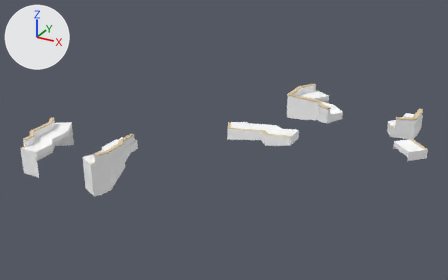
One commit to the glTF model games/yorimichi/assets/belmonte/meshes/SM_BM_BC_Works_2_4.glb: the scene before it, then after it.
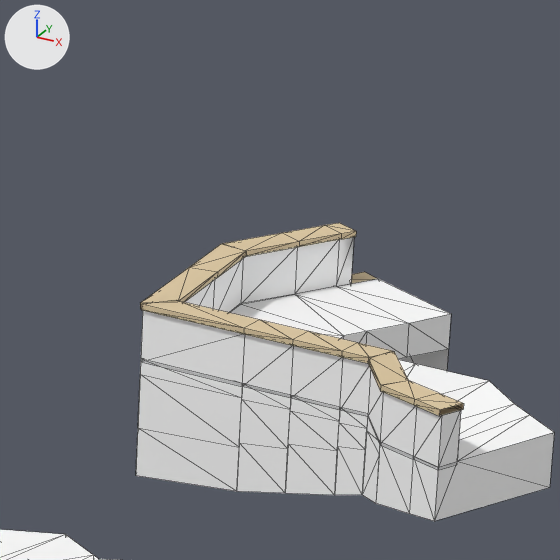
The first picture shows the older version from a 50 mm camera at (59.1, 53.0, 47.9) aimed at (26.8, 111.7, 18.6). The close-ups show the older and then the newer version on the part from 60% to 77% of the width and 19% to 46% of the height of that picture. Only the edits that show in the close-ups are written down. The lights are fixed; the arrows at upper left show +X, +Y and +Z. The close-ups show mesh edges as thin lines. Vertices at exactly the same position are counted once.

Names of what the first close-up shows: 'SM_BM_BC_Works_2_4'.
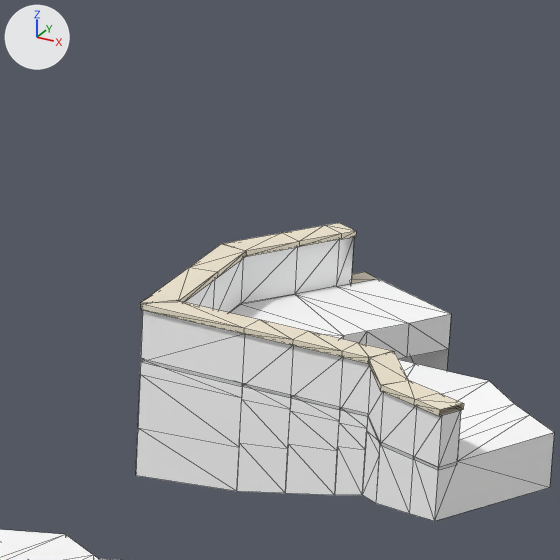
What differs and where, as boxes [x1, y1, x2, y2] in the close-ups (560 x 560 px):
part 1 of me_sm_bc_works_2_4, recoloured (beige to pale yellow)
    both: [140, 223, 464, 416]

The change in detail:
me_sm_bc_works_2_4 has 907 vertices, 1072 faces and spans x 4.5..49.5, y 99.2..124.3, z 14.0..23.0.
me_sm_bc_works_2_4 is used by ob_sm_bm_bc_works_2_4; location (0.0, 0.0, 0.0).
me_sm_bc_works_2_4 part 1: 408 faces centred in x 4.8..49.1, y 99.5..124.0, z 18.0..23.0 are repainted in the vertex colours; the middle colour goes from beige #dec9a3 to pale yellow #f0e6d1.
